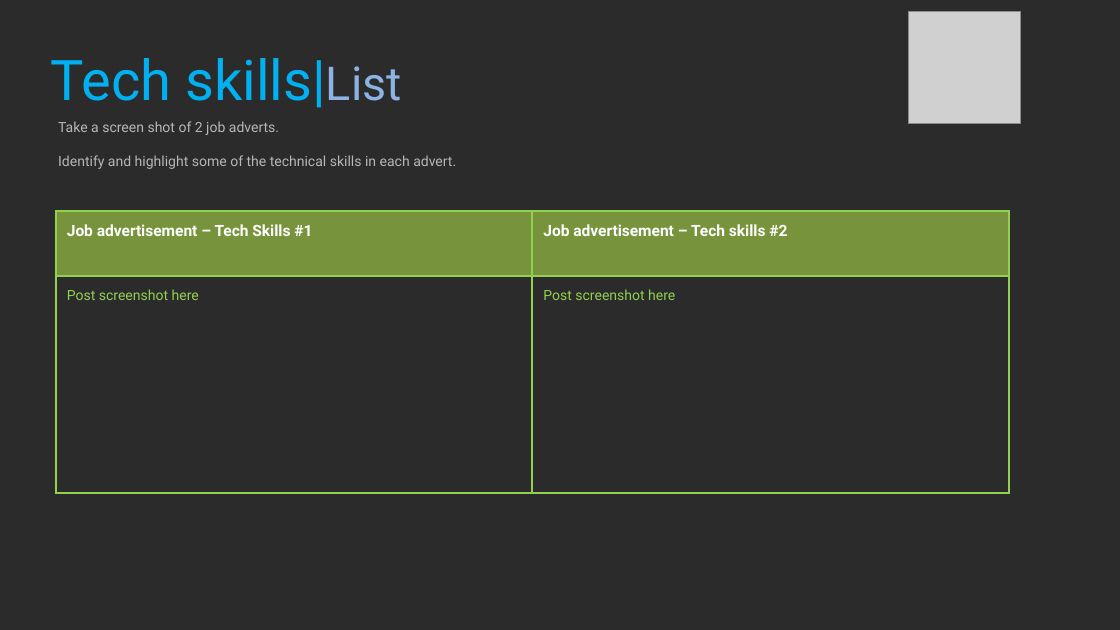
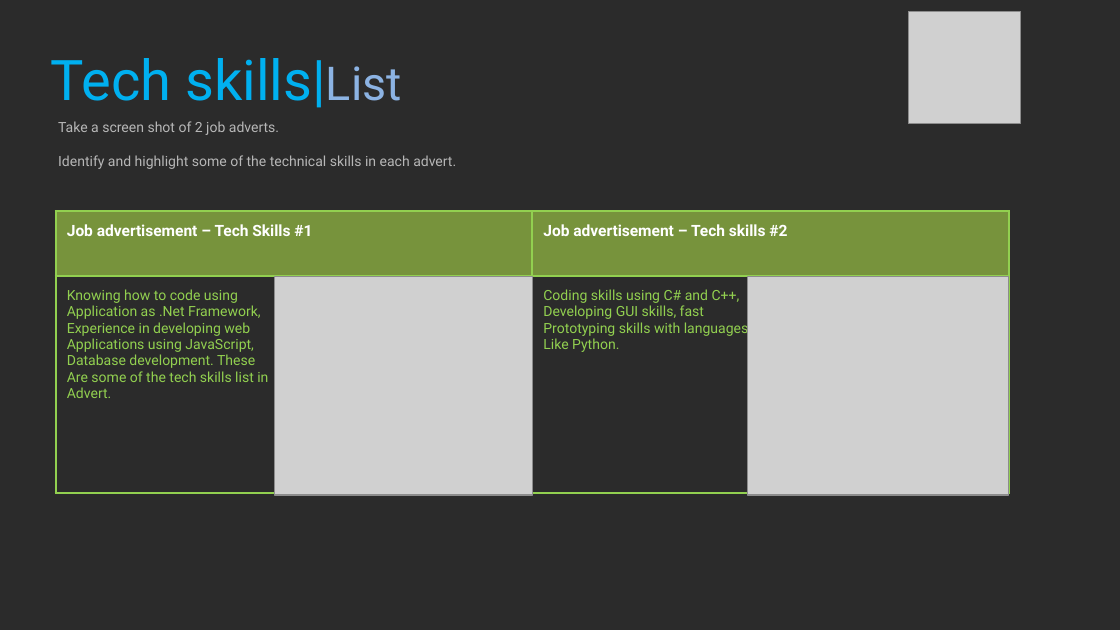
Before and after one commit to Ryszarder/ProfessionalStudies, a slide deck: slide 19 of 2021_Professional_Studies_1_BlakePeck.pptx. Drawn at 1120x630 pixels with LibreOffice and Linux fonts; fonts in the diff are those of the drawing; grey boxes stand for pictures; background and template pictures are left out; a plain dark background stands for a picture behind light text. Boxes give left, top, right and bottom in pixels: in the first picture for what was removed or moved away, otherwise in the second. Text is boxed around its words. In the diff, an @@ line names an element or a change of style, - is before the commit and + after.

```diff
--- a/2021_Professional_Studies_1_BlakePeck.pptx
+++ b/2021_Professional_Studies_1_BlakePeck.pptx
@@ table at <box>56,211,1008,495</box> @@
-row 2, column 1: Post screenshot here
+row 2, column 1: Knowing how to code using / Application as .Net Framework, / Experience in developing web / Applications using JavaScript, / Database development. These / Are some of the tech skills list in / Advert.
-row 2, column 2: Post screenshot here
+row 2, column 2: Coding skills using C# and C++, / Developing GUI skills, fast / Prototyping skills with languages / Like Python.
@@ picture added at <box>274,277,532,495</box> @@
@@ picture added at <box>748,277,1009,495</box> @@
```
Also in this commit, not shown: 11 other slides changed.
